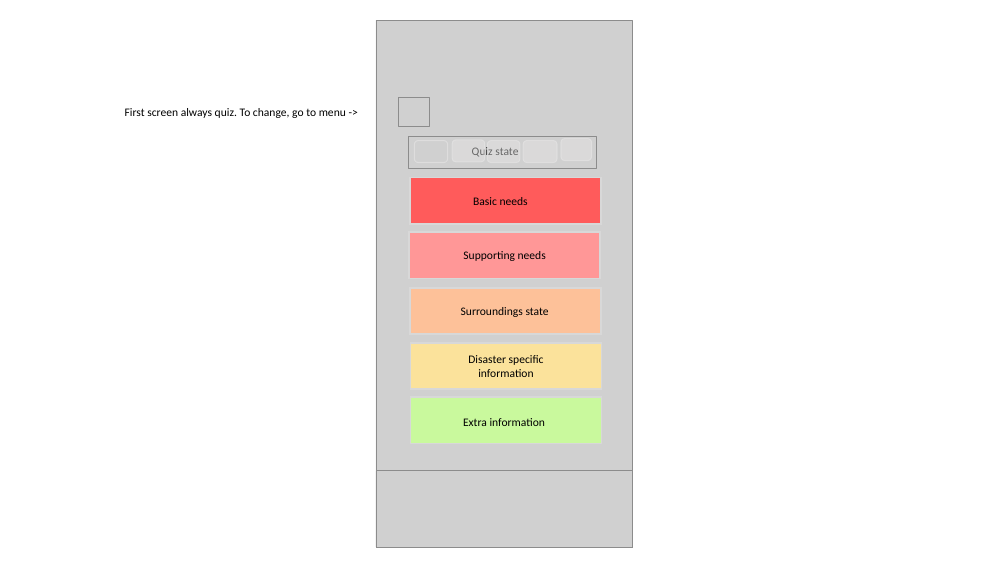
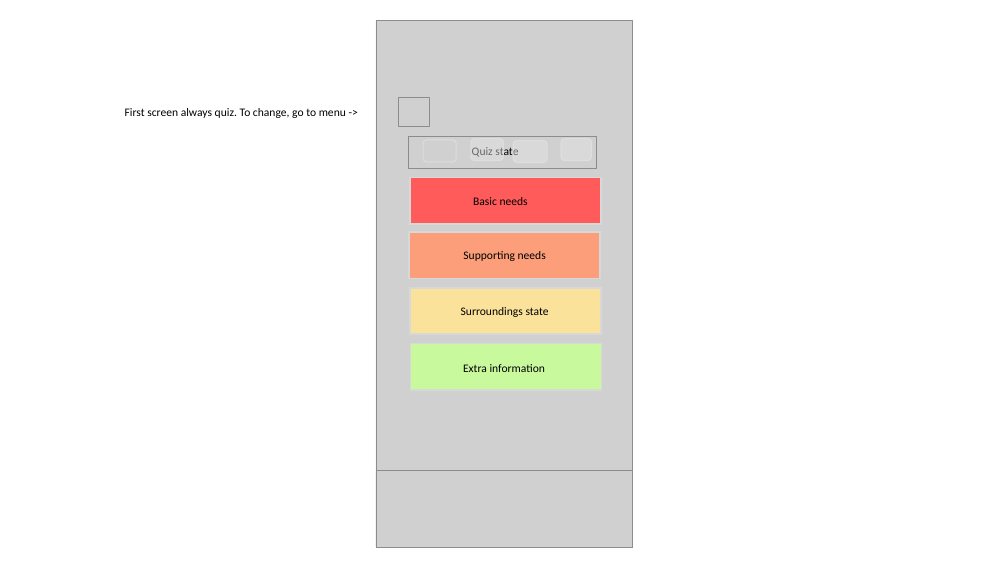
Before and after one commit to mistelip/survival-nervousnet, a slide deck: slide 1 of Docs/Survive Axon Demo v2.pptx. Drawn at 1008x567 pixels with LibreOffice and Linux fonts; fonts in the diff are those of the drawing; grey boxes stand for pictures. Boxes give left, top, right and bottom in pixels: in the first picture for what was removed or moved away, otherwise in the second. Text is boxed around its words. In the diff, an @@ line names an element or a change of style, - is before the commit and + after.

```diff
--- a/Docs/Survive Axon Demo v2.pptx
+++ b/Docs/Survive Axon Demo v2.pptx
@@ rounded rectangle: place and size @@
-rounded rectangle at <box>452,140,485,162</box>
+rounded rectangle at <box>471,138,504,160</box>
@@ rounded rectangle removed at <box>488,141,520,163</box> @@
@@ rounded rectangle: place and size @@
-rounded rectangle at <box>523,141,557,163</box>
+rounded rectangle at <box>513,141,547,163</box>
@@ rectangle at <box>409,232,600,278</box>: fill #FF9797 to #FB9E79 @@
@@ rectangle at <box>410,288,601,334</box>: fill #FDC199 to #FBE29B @@
@@ rectangle: place and size @@
-rectangle at <box>411,397,602,443</box>
+rectangle at <box>411,343,602,389</box>
@@ rectangle removed at <box>411,343,602,389</box> @@
@@ text "Extra information": place and size @@
-text "Extra information" at <box>463,418,545,426</box>
+text "Extra information" at <box>463,364,545,372</box>
@@ text removed at <box>468,355,544,377</box> @@
-Disaster specific information
```
Also in this commit, not shown: 2 other slides changed, 1 slide removed, 2 other files.
